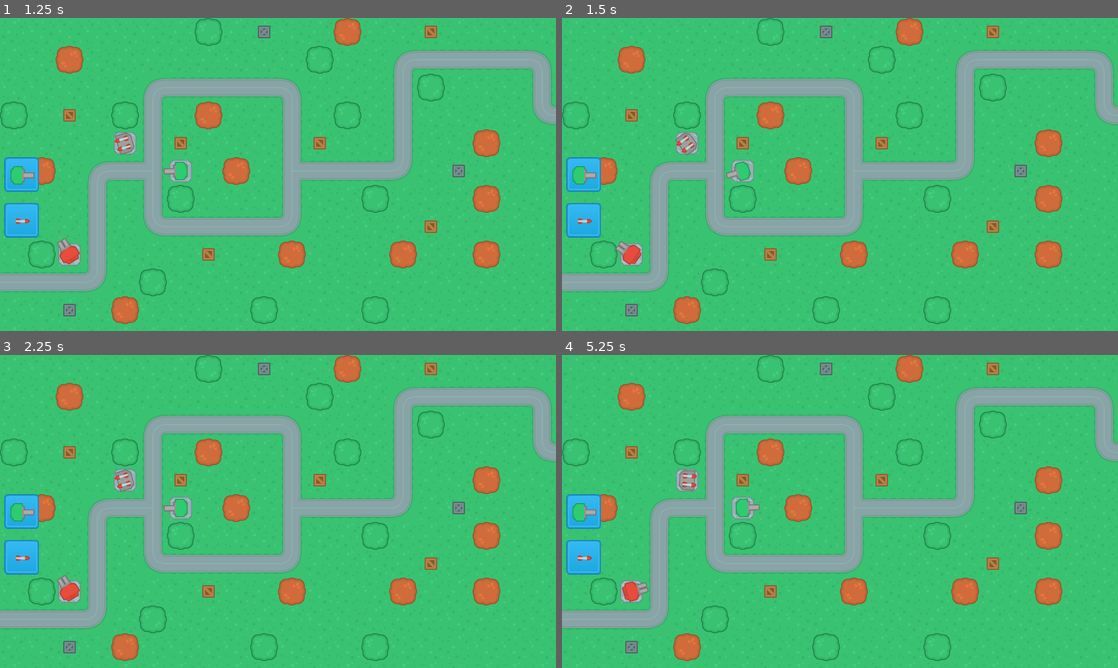
Above: before the commit, frames 1-4 (two rows, left to right).
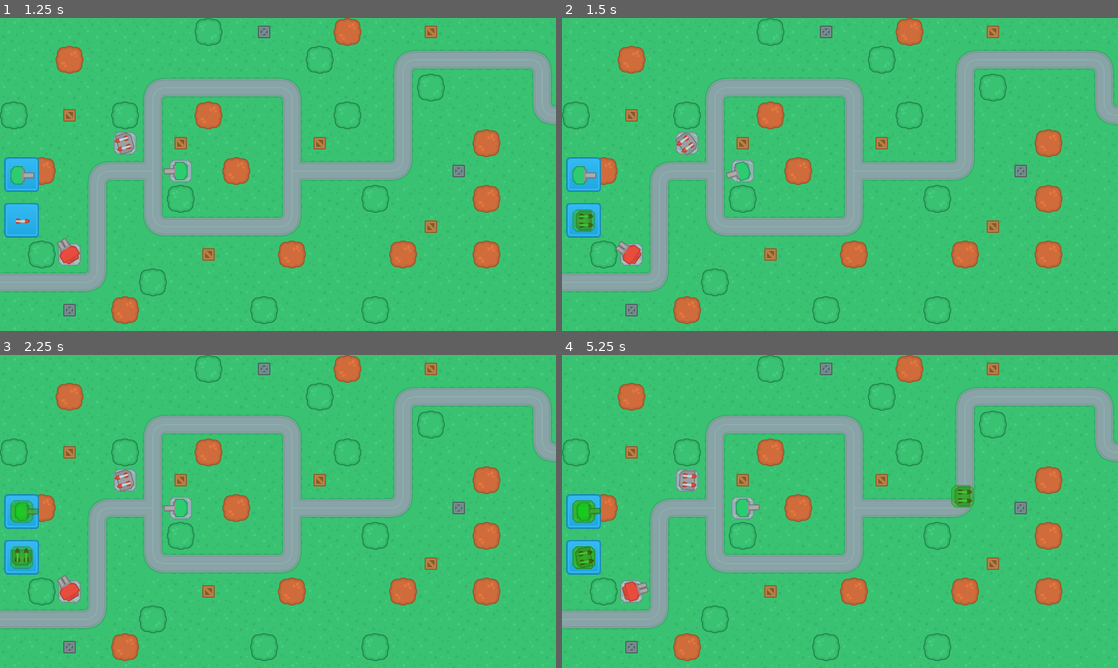
Above: after the commit, the same moments.

Repository: itzaRinna/TowerDefense
Game: Godot game, scene res://Scenes/MainScenes/GameScene.tscn
The game is run twice, just before and just after one commit, with the same random seed, the same clock (stepped at 60 frames per second) and the same inputs. The project has no main scene, so this scene is started directly.
Inputs (mouse positions are in pixels of both pictures, inside the frame that each line leads up to):
- Up to frame 1 (1.25 s): click (22, 174) at 0.5 s
- Up to frame 2 (1.5 s): click (584, 221) at 1.25 s
- Up to frame 3 (2.25 s): click (22, 511) at 2 s
- Up to frame 4 (5.25 s): click (584, 558) at 2.75 s; click (584, 511) at 3.5 s; click (584, 558) at 4.25 s; tap Enter at 5 s; move the mouse to (962, 495) at 5.02 s

Frame 1 is identical in both runs. In frame 2, 0.3% of the frame differs, in the area x 1-6%, y 61-69%; in frame 3, 0.6%; in frame 4, 0.9%, in the area x 1-75%, y 41-69%.

Commit message:
building tower mechanics

Diff:
--- /dev/null
+++ b/source/Scenes/MainScenes/GameScene.gd
@@ -0,0 +1,38 @@
+extends Node2D
+
+var map_node
+
+var build_mode = false
+var build_valid = false
+var build_location
+var build_type
+
+func _ready():
+	map_node = get_node("Map1") ## Bien cai nay thanh bien dua tren selected map
+
+	for i in get_tree().get_nodes_in_group("build_buttons"):
+		i.connect("pressed",self, "initiate_build_mode", [i.get_name()])
+
+
+func _process(delta):
+	pass
+
+
+func _unhandled_input(event):
+	pass
+
+
+func initiate_build_mode(tower_type):
+	build_type = tower_type + "T1"
+	build_mode = true
+	get_node("UI").set_tower_preview(build_type, get_global_mouse_position())
+
+
+func update_tower_preview():
+	pass
+
+func cancel_build_mode():
+	pass
+
+func verify_and_build():
+	pass
--- a/source/Scenes/MainScenes/GameScene.tscn
+++ b/source/Scenes/MainScenes/GameScene.tscn
@@ -1,15 +1,19 @@
-[gd_scene load_steps=5 format=2]
+[gd_scene load_steps=7 format=2]
 
 [ext_resource path="res://Scenes/Maps/Map1.tscn" type="PackedScene" id=1]
 [ext_resource path="res://Assets/Towers/towerDefense_tile249.png" type="Texture" id=2]
 [ext_resource path="res://Assets/UI/Buttons/blue_button12.png" type="Texture" id=3]
 [ext_resource path="res://Assets/Towers/towerDefense_tile251.png" type="Texture" id=4]
+[ext_resource path="res://Scenes/MainScenes/GameScene.gd" type="Script" id=5]
+[ext_resource path="res://Scenes/MainScenes/UI.gd" type="Script" id=6]
 
 [node name="GameScene" type="Node2D"]
+script = ExtResource( 5 )
 
 [node name="Map1" parent="." instance=ExtResource( 1 )]
 
 [node name="UI" type="CanvasLayer" parent="."]
+script = ExtResource( 6 )
 
 [node name="HUD" type="Control" parent="UI"]
 anchor_right = 1.0
@@ -23,7 +27,7 @@
 rect_min_size = Vector2( 100, 400 )
 custom_constants/separation = 25
 
-[node name="Gun" type="TextureButton" parent="UI/HUD/BuildBar"]
+[node name="Gun" type="TextureButton" parent="UI/HUD/BuildBar" groups=["build_buttons"]]
 margin_left = 10.0
 margin_right = 90.0
 margin_bottom = 80.0
@@ -42,7 +46,7 @@
 margin_bottom = -10.0
 texture = ExtResource( 2 )
 
-[node name="Missile" type="TextureButton" parent="UI/HUD/BuildBar"]
+[node name="Missile" type="TextureButton" parent="UI/HUD/BuildBar" groups=["build_buttons"]]
 margin_left = 10.0
 margin_top = 105.0
 margin_right = 90.0
--- /dev/null
+++ b/source/Scenes/MainScenes/UI.gd
@@ -0,0 +1,13 @@
+extends CanvasLayer
+
+func set_tower_preview(tower_type, mouse_position):
+	var drag_tower = load("res://Scenes/Turrets/" + tower_type + ".tscn").instance()
+	drag_tower.set_name("DragTower")
+	drag_tower.modulate = Color("ad54ff3c")
+
+	var control = Control.new()
+	control.add_child(drag_tower)
+	control.rect_position = mouse_position
+	control.set_name("TowerPreview")
+	add_child(control)
+	move_child(get_node("TowerPreview"), 0)
